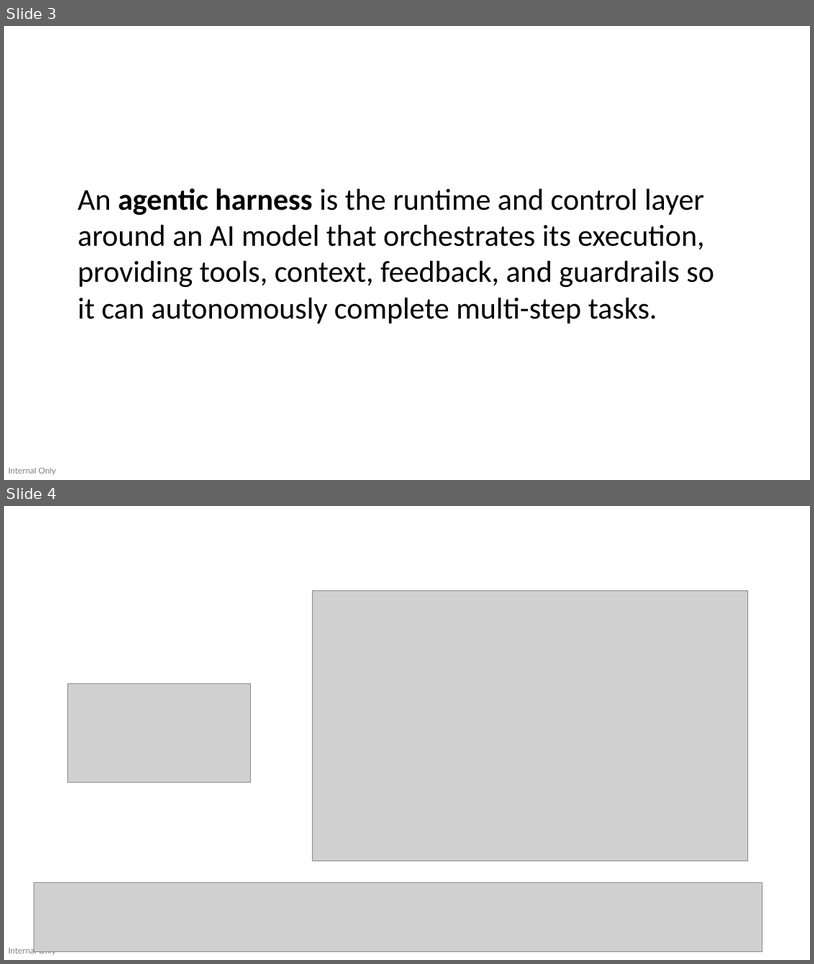
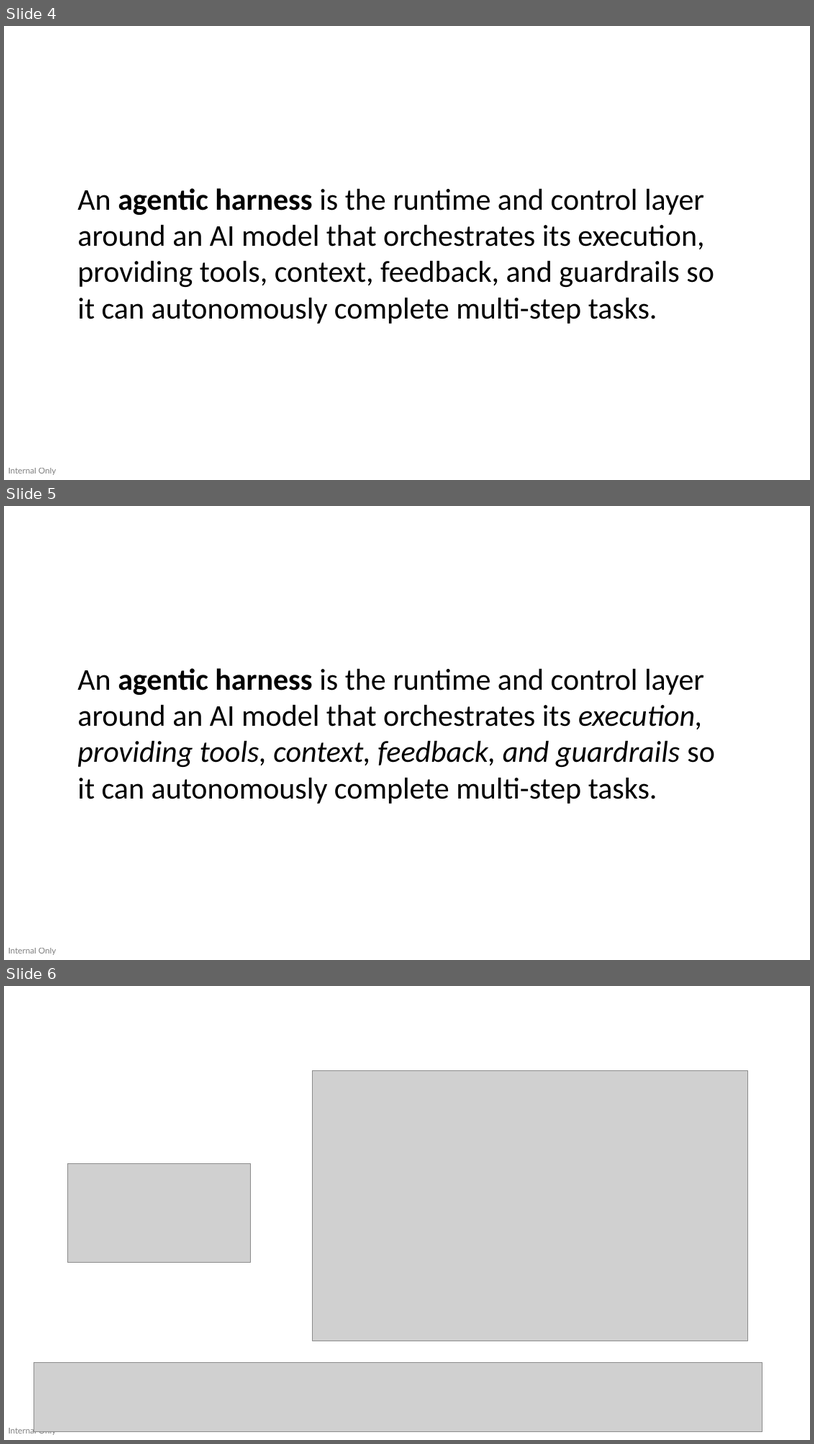
Before and after one commit to devlinduldulao/agents-and-skill-demo, a slide deck: overview-harness-and-evals.pptx. Shown one above the other, each under a label of ours: slides 3 and 4 before the commit, slides 4, 5 and 6 after it. The pictures are 814x964 and 814x1444 pixels, drawn with LibreOffice and Linux fonts; fonts in the diff are those of the drawing; grey boxes stand for pictures; background and template pictures are left out. Boxes give left, top, right and bottom in pixels: in the first picture for what was removed or moved away, otherwise in the second. Text is boxed around its words. In the diff, an @@ line names an element or a change of style, - is before the commit and + after.

```diff
--- a/overview-harness-and-evals.pptx
+++ b/overview-harness-and-evals.pptx
@@ slide 5 added at (x1=4, y1=506, x2=810, y2=960), background #FFFFFF; not listed: 1 template element that a slide beside it also shows @@
@@ text added at (x1=77, y1=668, x2=715, y2=803), 36 pt, text #000000 @@
+An agentic harness is the runtime and control layer around an AI model that orchestrates its execution, providing tools, context, feedback, and guardrails so it can autonomously complete multi-step tasks.
@@ what was slide 3 is now slide 4 @@
@@ what was slide 4 is now slide 6 @@
```
Also in this commit, not shown: 1 other slide added, 1 slide removed.
